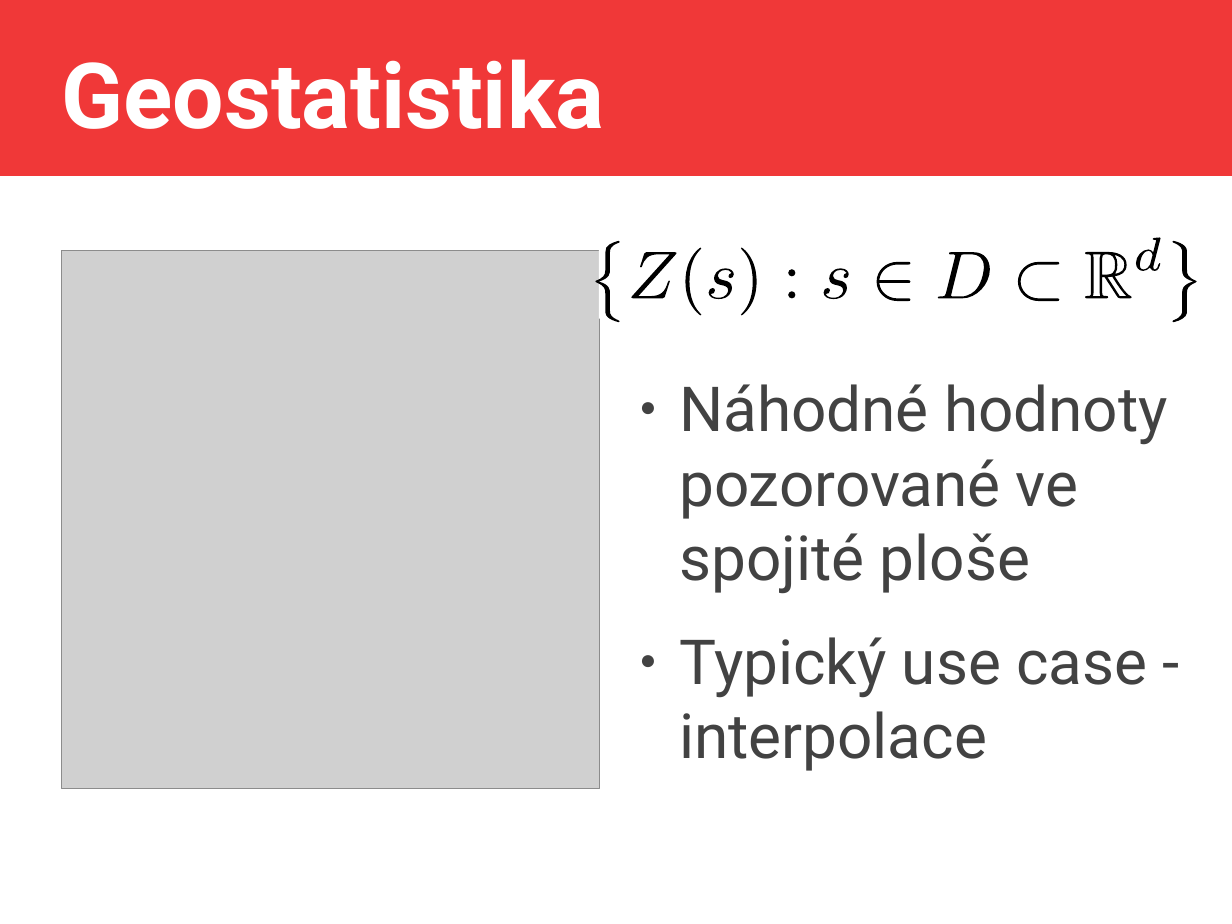
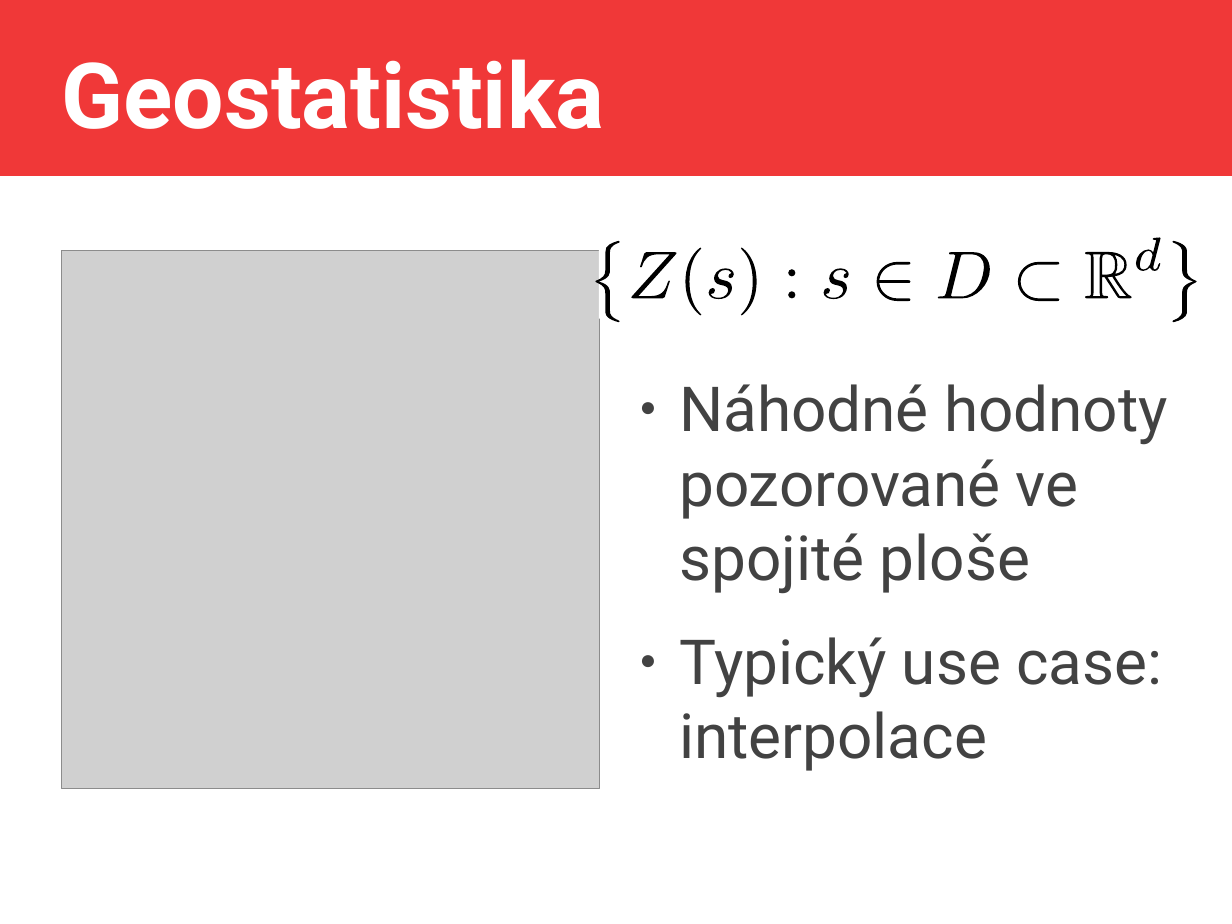
Before and after one commit to jlacko/erko-filda-2026, a slide deck: slide 18 of JLA-SDS-filda.odp. Drawn at 1232x924 pixels with LibreOffice and Linux fonts; fonts in the diff are those of the drawing; grey boxes stand for pictures. Boxes give left, top, right and bottom in pixels: in the first picture for what was removed or moved away, otherwise in the second. Text is boxed around its words. In the diff, an @@ line names an element or a change of style, - is before the commit and + after.

```diff
--- a/JLA-SDS-filda.odp
+++ b/JLA-SDS-filda.odp
@@ text at <box>679,637,1162,771</box>: text changed @@
-● Typický use case - interpolace
+● Typický use case: interpolace
```
Also in this commit, not shown: 5 other slides changed, 2 other files.
